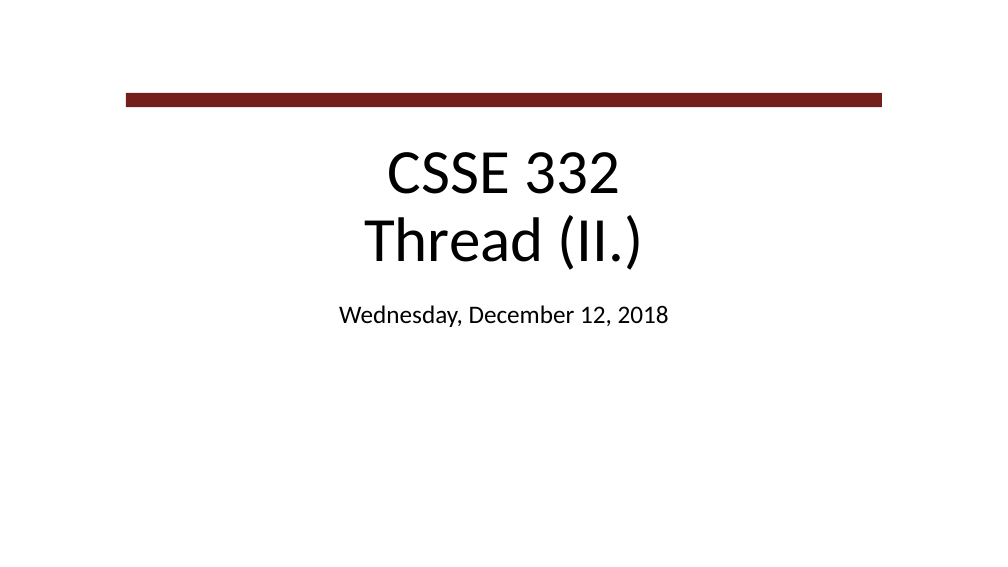
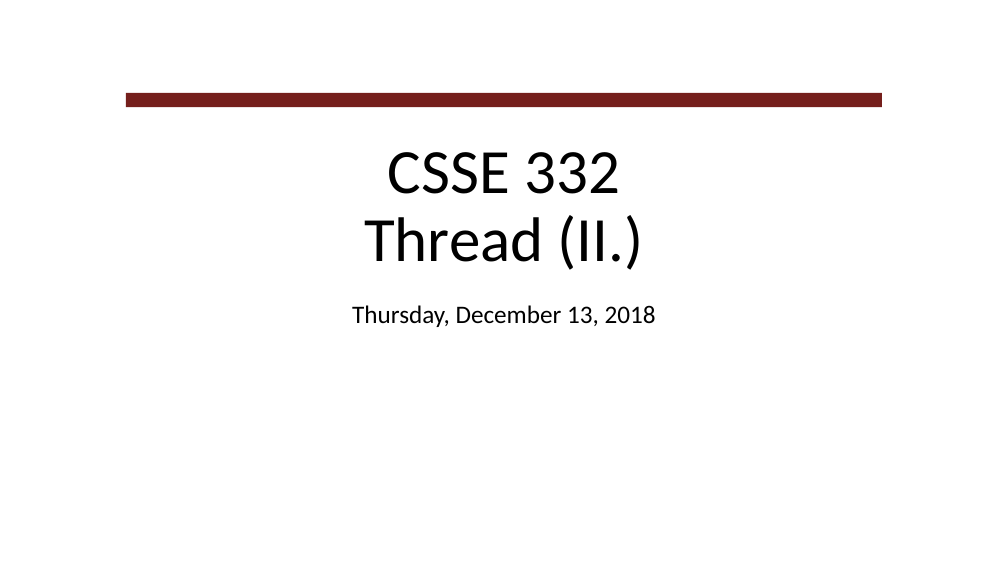
Before and after one commit to RHIT-CSSE/csse332, a slide deck: slide 1 of ClassMaterials/MoreThreads/MoreThreads.pptx. Drawn at 1008x567 pixels with LibreOffice and Linux fonts; fonts in the diff are those of the drawing; background and template pictures are left out. Boxes give left, top, right and bottom in pixels: in the first picture for what was removed or moved away, otherwise in the second. Text is boxed around its words. In the diff, an @@ line names an element or a change of style, - is before the commit and + after.

Commit message:
Tweaking MoreThreads.pptx

```diff
--- a/ClassMaterials/MoreThreads/MoreThreads.pptx
+++ b/ClassMaterials/MoreThreads/MoreThreads.pptx
@@ subtitle at [352,305,656,327]: text changed @@
-Wednesday, December 12, 2018
+Thursday, December 13, 2018
```
Also in this commit, not shown: 6 other slides changed.
